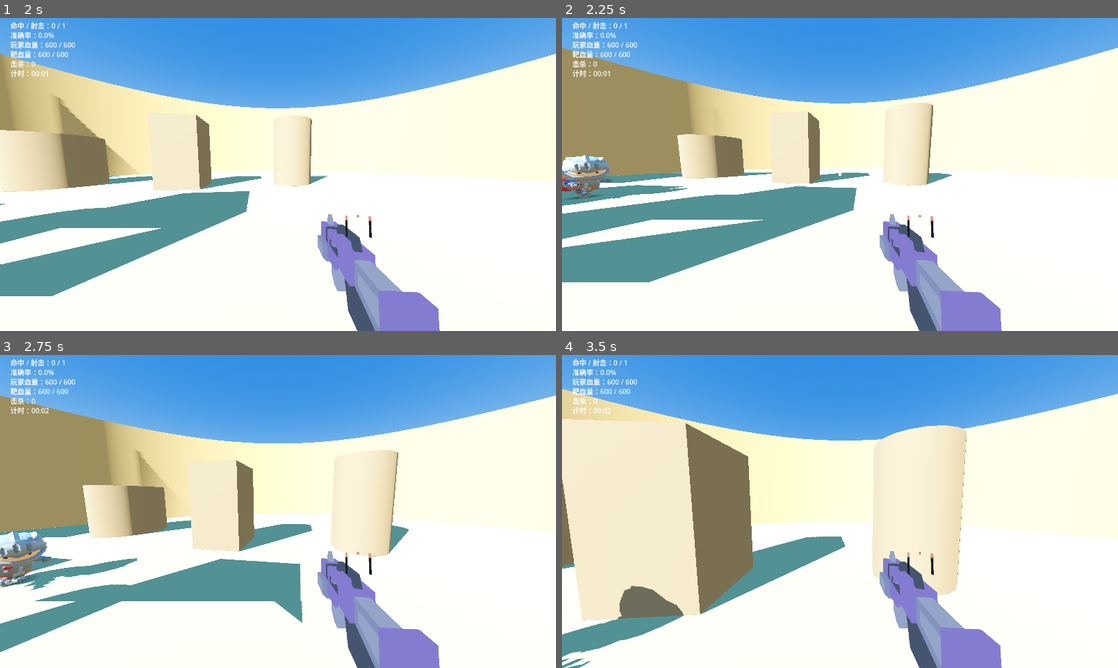
Above: before the commit, frames 1-4 (two rows, left to right).
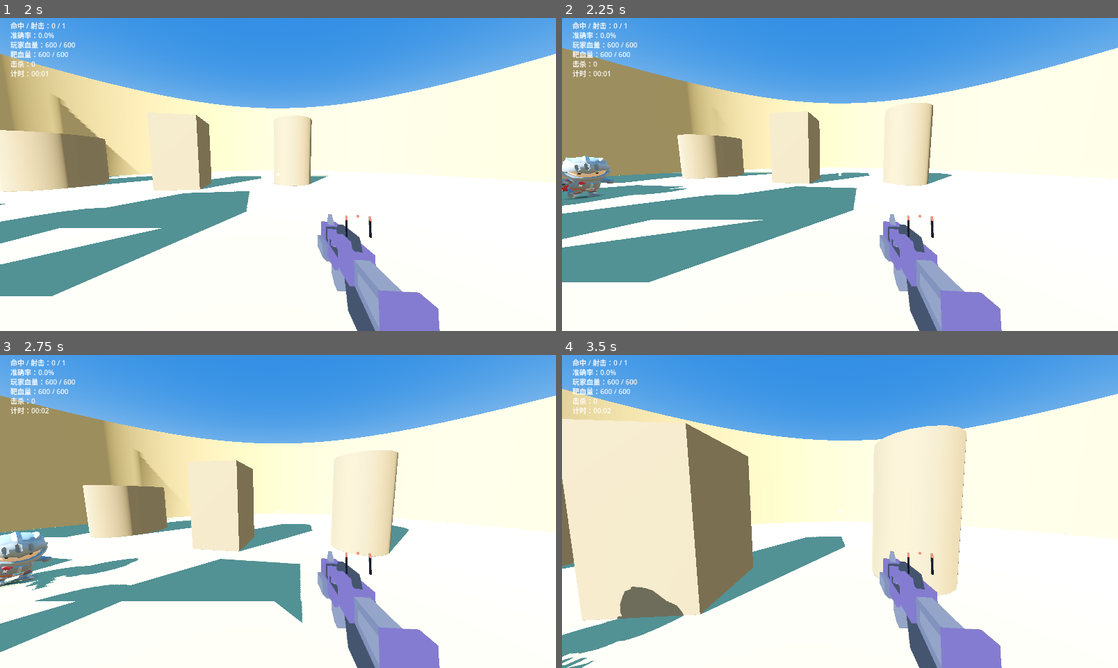
Above: after the commit, the same moments.

Repository: sefFumyc/Aimtrainer_ApexLegends
Game: Godot game, scene res://src/scenes/main.tscn
Same seed, same stepped clock (60 frames per second), same inputs: the game is played once before the commit and once after it.
Inputs (mouse positions are in pixels of both pictures, inside the frame that each line leads up to):
- Up to frame 1 (2 s): click "开始对局" at 0.5 s; tap Enter at 1.25 s; move the mouse to (305, 174) at 1.27 s; hold W (move_forward) from 1.28 s (still down); hold Space (jump) from 1.28 s (still down); click (305, 174) at 1.42 s
- Up to frame 2 (2.25 s): keep holding W (move_forward); move the mouse to (812, 174) at 2.02 s; release Space (jump) at 2.03 s; right-click (812, 174) at 2.1 s
- Up to frame 3 (2.75 s): keep holding W (move_forward); tap Space (jump) at 2.27, 2.3, 2.57 s
- Up to frame 4 (3.5 s): keep holding W (move_forward); move the mouse to (851, 505) at 2.77 s; hold Ctrl (crouch) from 2.78 s (still down); tap Space (jump) at 3.05 s

Frame 1 is identical in both runs. In frame 2, 0.4% of the frame differs, in the area x 0-23%, y 43-58%; in frame 3, 0.4%; in frame 4, 0.2%.
Error in both runs: Invalid assignment of property or key 'disabled' with value of type 'bool' on a base object of type 'HSlider'. (res://src/scenes/settings_panel.gd:595)

Commit message:
bot 铲跳空中交回常规动作：修连跳链里定格成 T-pose（ADR-0032）
用户实测：把「跳跃间隔」压进滞空（连跳参数）且 bot 由滑铲起跳时，空中姿势像
T-pose——细看是**完全不动**；由走路起跳的普通跳则表现正常。

根因（源码 + 探针坐实）：连跳链里 `MovementSimulator.state()` 恒为 "airborne"
——落地子步只清 `_airborne`、不动 `_state`，而连跳的落地帧立即起跳（落地锁存）
同帧写回 "airborne"，外部读不到地面态（新用例实测：900 帧里首跳后地面帧 0 帧、
连续 854 帧 airborne）。滑铲姿势机的 `SlidePose.AIR` 退出条件正是
`state != "airborne"` → 永续，而它返回的 `Jump_Idle`（1.07s / 33 帧）几近静止，
模型于是停在「张臂平衡姿」＝用户看到的 T-pose。非连跳时落地即退出 AIR、回常规
走/跑，所以只有该组合复现。

修法：铲跳空中不再持有任何专用动作——删 `SlidePose.RISE` / `AIR` 与
`CLIP_JUMP_START` / `CLIP_JUMP_IDLE`、`_jump_pose_clips` 自检与 `Jump_Idle` 的
`LOOP_LINEAR`；`DOWN` / `LIE` 遇 airborne 直接回 `NONE` 返回空串，常规走/跑立即
接管（躺→跑只靠 0.15s blend），铲跳从此与普通跳（ADR-0023「空中零特判」）同一条
路径。考虑过换 `Jump_Full_Short`——在永续空中会播完并定格末帧，反而更糟。

连带：新增 ADR-0032（含四条被否决备选）；ADR-0018 加勘误指针（其「铲跳仍走
Jump_Start → Jump_Idle」已废止，其余躺姿三件套 / 压深 −50u / 垂直抬升仍有效）；
CONTEXT「铲跳」词条删去「跳起后姿势平滑过渡回正常跳跃」（词条本不该含实现细节）；
校订 target.gd 三处过期注释。

回归网：test_movement 新增 test_bhop_chain_has_no_ground_state_frames，把根因前提
钉成可复跑用例（姿势机在场景层不可测，sim 的 `state()` 口径是它唯一可测依赖）。
GUT 15 scripts / 228 tests / 1422 asserts 全绿；`--headless --import` 解析零错误。

已知边界（本次不改）：`SlidePose.UP`（滑铲结束站起收尾）若被普通跳打断，空中仍会
播完 `Lie_StandUp`（有界 ≤0.93s、不会定格）再交回常规——不属于铲跳路径。

Diff:
--- a/src/scenes/target.gd
+++ b/src/scenes/target.gd
@@ -64,15 +64,12 @@
 const CLIP_SLIDE_DOWN := "Lie_Down"
 const CLIP_SLIDE_IDLE := "Lie_Idle"
 const CLIP_SLIDE_UP := "Lie_StandUp"
-## 躺地三件套快放倍数（ADR-0018）：×4 → 0.75s 倒平、×2.5 → 0.93s 爬起；躺姿循环与跳跃两件套原速。
+## 躺地三件套快放倍数（ADR-0018）：×4 → 0.75s 倒平、×2.5 → 0.93s 爬起；躺姿循环原速。
 const SLIDE_DOWN_SPEED := 4.0
 const SLIDE_UP_SPEED := 2.5
 ## 滑铲躺姿的命中体压深（ADR-0018）：躺姿视觉最高点 ≈20u，72−50=22 的判定轮廓与之贴合。
 ## 不复用玩家的 CROUCH_HEIGHT（−30 是坐姿口径，坐改躺后判定会悬在半空）。
 const SLIDE_SINK := -50.0
-## 铲跳升空（ADR-0018）：从躺姿平滑过渡回正常跳跃——起跳（一次性）→ 空中（循环）。
-const CLIP_JUMP_START := "Jump_Start"
-const CLIP_JUMP_IDLE := "Jump_Idle"
 ## 姿势机切换动作用的过渡时长：比走跑混合（250/200ms）更快，滑铲 0.35–0.9s 里不显拖沓。
 const SLIDE_POSE_BLEND := 0.15
 ## 本票会播的全部动作：KayKit 的 GLB 里它们是按「不循环」导入的，`_setup_animation` 要逐个改成循环。
@@ -114,14 +111,11 @@
 var _pose := PoseBlend.new()
 ## 当前在播的动作名（只在切换时调 `play`，避免每帧重启动画）。
 var _clip := ""
-## 滑铲姿势机状态（ADR-0017 引入、ADR-0018 换躺姿）：NONE = 不接管（常规走/跑）。
-enum SlidePose { NONE, DOWN, LIE, UP, RISE, AIR }
+## 滑铲姿势机状态（ADR-0017 引入、ADR-0018 换躺姿、ADR-0032 铲跳交回常规）：NONE = 不接管（常规走/跑）。
+enum SlidePose { NONE, DOWN, LIE, UP }
 var _slide_pose := SlidePose.NONE
 ## 模型是否带齐躺地三件套（缺任何一支则姿势机不接管，回落到只压低命中体）。
 var _slide_pose_clips := false
-## 模型是否带齐跳跃两件套（铲跳升空用；缺失则 DOWN/LIE 态遇升空会在空中播爬起收尾——
-## 防御路径，Knight.glb 带齐两件套，不会走到）。
-var _jump_pose_clips := false
 
 func _ready() -> void:
 	visible = false
@@ -254,7 +248,7 @@
 	ai.sim.sync_position(Vector2(global_position.x, global_position.z))
 	# 滑铲躺姿命中体压深（ADR-0018：SLIDE_SINK 独立常量）+ 铲跳升空抬升（ADR-0018：
 	# sim 跳跃高度喂给命中体与视觉模型，所见即所中；影子留地、移动碰撞贴地不跟）。
-	# 铲跳空中压深解除：姿势已过渡回跳跃站姿，命中体按站姿判定（「空中打其身体上部照样算中」）；
+	# 铲跳空中压深解除（ADR-0032：空中不再播躺姿），命中体按站姿判定（「空中打其身体上部照样算中」）；
 	# sim 的 crouch_p 只在地面积分、空中会冻结在 1，不能直接乘。
 	var sink := 0.0 if ai.sim.state() == "airborne" else SLIDE_SINK * ai.sim.crouch_progress()
 	var lift := ai.sim.jump_height()
@@ -284,7 +278,7 @@
 	var v := ai.sim.velocity()
 	var local := MovementSimulator.world_to_local(v.x, v.y, ai.sim.get_facing())
 	var frame := _pose.update(delta, ai.sim.speed(), local.x, local.y)
-	# 滑铲姿势机（ADR-0018）：返回非空 = 接管本帧动作（躺地 / 跳跃 / 爬起），并压掉侧偏。
+	# 滑铲姿势机（ADR-0018，ADR-0032 起铲跳空中交回常规）：返回非空 = 接管本帧动作（躺地 / 爬起），并压掉侧偏。
 	var pose_clip := _slide_pose_clip()
 	if _anim != null:
 		var clip := _clip_for(frame.motion, local.y)
@@ -309,9 +303,13 @@
 		_pose_lean.apply(0.0 if pose_clip != "" else frame.lean)
 	_sync_gun() # 手动同步枪到右手骨（为什么不用 BoneAttachment3D，见 _attach_weapon）
 
-## 滑铲姿势机（ADR-0017 引入、ADR-0018 换躺姿）：返回本帧应播的动作；空串 = 不接管（常规走/跑）。
-## 迁移只由 `ai.sim.state()` 驱动：sliding → 躺（Down→Idle）；铲跳升空 → 跳（Start→Idle）；
-## 爬起 → Up 一次性收尾；落地 → 直接回常规。一次性动作播完用播放位置判据（MANUAL 推进不依赖信号）。
+## 滑铲姿势机（ADR-0017 引入、ADR-0018 换躺姿、ADR-0032 铲跳交回常规）：返回本帧应播的动作；
+## 空串 = 不接管（常规走/跑）。迁移只由 `ai.sim.state()` 驱动：sliding → 躺（Down→Idle）；
+## 滑铲结束（地面）→ Up 一次性收尾；**铲跳升空 → 立即交回常规动作**。
+## ADR-0032：铲跳空中不持有任何专用 clip——连跳链里 state 恒为 "airborne"（落地帧立即起跳），
+## 专用循环动作会被长期占用并定格，铲跳空中从此与普通跳（ADR-0023 空中零特判）同一条路径。
+## （唯一未覆盖：UP 收尾被普通跳打断 → 空中播完 Lie_StandUp，有界 ≤0.93s，见 ADR-0032 已知边界。）
+## 一次性动作播完用播放位置判据（MANUAL 推进不依赖信号）。
 func _slide_pose_clip() -> String:
 	if not _slide_pose_clips:
 		return ""
@@ -328,17 +326,17 @@
 					_slide_pose = SlidePose.LIE
 					return CLIP_SLIDE_IDLE
 				return CLIP_SLIDE_DOWN
-			if state == "airborne" and _jump_pose_clips: # 主路径：倒地未播完（0.75s）即到铲跳时刻（≤0.6s）
-				_slide_pose = SlidePose.RISE
-				return CLIP_JUMP_START
+			if state == "airborne": # 铲跳（主路径：倒地未播完 0.75s 即到铲跳时刻 ≤0.6s）：交回常规
+				_slide_pose = SlidePose.NONE
+				return ""
 			_slide_pose = SlidePose.UP
 			return CLIP_SLIDE_UP
 		SlidePose.LIE:
 			if state == "sliding":
 				return CLIP_SLIDE_IDLE
-			if state == "airborne" and _jump_pose_clips: # 铲跳：躺姿 → 正常跳跃（平滑过渡）
-				_slide_pose = SlidePose.RISE
-				return CLIP_JUMP_START
+			if state == "airborne": # 铲跳：躺姿升空即交回常规走/跑
+				_slide_pose = SlidePose.NONE
+				return ""
 			_slide_pose = SlidePose.UP
 			return CLIP_SLIDE_UP
 		SlidePose.UP:
@@ -349,19 +347,6 @@
 				_slide_pose = SlidePose.NONE
 				return ""
 			return CLIP_SLIDE_UP
-		SlidePose.RISE:
-			if state == "airborne":
-				if _pose_anim_done(CLIP_JUMP_START):
-					_slide_pose = SlidePose.AIR
-					return CLIP_JUMP_IDLE
-				return CLIP_JUMP_START
-			_slide_pose = SlidePose.NONE # 起跳被卡没升空 / 已落地：回常规
-			return ""
-		SlidePose.AIR:
-			if state == "airborne":
-				return CLIP_JUMP_IDLE
-			_slide_pose = SlidePose.NONE # 落地恢复站立（常规走跑接管）
-			return ""
 	return ""
 
 ## 姿势机动作的播放倍速（ADR-0018）：倒地/爬起快放（原速远超滑铲时长），其余原速。
@@ -422,10 +407,6 @@
 		and _anim.has_animation(CLIP_SLIDE_IDLE) and _anim.has_animation(CLIP_SLIDE_UP)
 	if _slide_pose_clips:
 		_anim.get_animation(CLIP_SLIDE_IDLE).loop_mode = Animation.LOOP_LINEAR
-	# 铲跳升空两件套（ADR-0018）：Start 一次性、Idle 循环；缺失则铲跳期间保持躺姿收尾。
-	_jump_pose_clips = _anim.has_animation(CLIP_JUMP_START) and _anim.has_animation(CLIP_JUMP_IDLE)
-	if _jump_pose_clips:
-		_anim.get_animation(CLIP_JUMP_IDLE).loop_mode = Animation.LOOP_LINEAR
 	_pose_lean = PoseLean.new()
 	_pose_lean.setup(skeleton)
 	_attach_weapon(skeleton)
--- a/tests/unit/test_movement.gd
+++ b/tests/unit/test_movement.gd
@@ -624,3 +624,42 @@
 	assert_eq(sim.state(), "airborne", "铲跳升空")
 	assert_almost_eq(atan2(sim.velocity().y, sim.velocity().x), heading, 1e-3, "继承滑铲方向")
 	assert_almost_eq(sim.vertical_speed(), MovementSimulator.JUMP_VELOCITY - MovementSimulator.GRAVITY * 0.02, 0.5, "垂直仍 286 起步")
+
+# ---- 连跳链的状态口径（ADR-0032 根因前提）----
+
+func test_bhop_chain_has_no_ground_state_frames() -> void:
+	# 落地帧同帧起跳（bot 的连跳锁存）的整条链里，`state()` 恒为 "airborne"：落地子步只清 `_airborne`、
+	# 不动 `_state`，同帧下一子步的 `_step_ground` 立即再起跳又写回 "airborne"——从外面读不到地面态。
+	# 滑铲姿势机的空中分支退出条件正是 `state != "airborne"`（ADR-0032），此用例即那份前提的回归网。
+	var sim := MovementSimulator.new()
+	var dt := 1.0 / 60.0
+	var jumped := false
+	var first_air := -1
+	var air_run := 0
+	var max_air := 0
+	var ground_after_first_air := 0
+	for i in 900:
+		var c := ctl(0.0, 1.0, true)
+		if sim.airborne():
+			# 预测本帧落地（落地子步发生在 advance 内部），同帧按下跳跃 = 落地零间隙起跳
+			var vz_next: float = sim.vertical_speed() - MovementSimulator.GRAVITY * dt
+			if sim.height() + vz_next * dt <= 0.0:
+				c.jump = true
+		elif not jumped and sim.speed() > 250.0:
+			c.jump = true # 链首：疾跑近满速后从地面起跳
+			jumped = true
+		sim.set_control(c)
+		sim.advance(dt)
+		if sim.state() == "airborne":
+			if first_air < 0:
+				first_air = i
+			air_run += 1
+			max_air = maxi(max_air, air_run)
+		else:
+			air_run = 0
+			if first_air >= 0:
+				ground_after_first_air += 1
+	assert_true(jumped, "链首应在疾跑近满速时起跳")
+	assert_true(first_air > 0, "起跳后应升空")
+	assert_eq(ground_after_first_air, 0, "连跳链中不应出现任何地面态帧")
+	assert_true(max_air > 600, "升空后应长期保持 airborne（姿势机的空中分支因此会被长期持有）")
Not shown, changed: .scratch/godot-aim-trainer-v1/issues/09-bot-slide.md
Not shown, changed: CONTEXT.md
Not shown, changed: docs/adr/0018-bot-slide-lie-pose-visual-jump.md
Not shown, added: docs/adr/0032-bot-slide-jump-air-returns-to-locomotion.md
